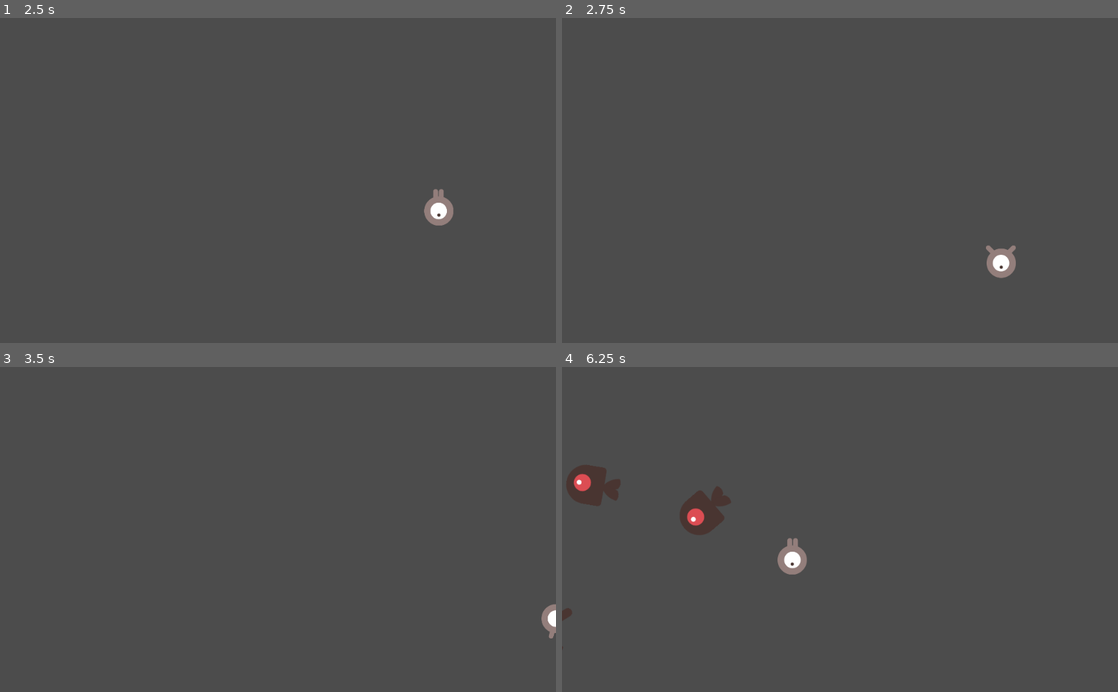
Above: before the commit, frames 1-4 (two rows, left to right).
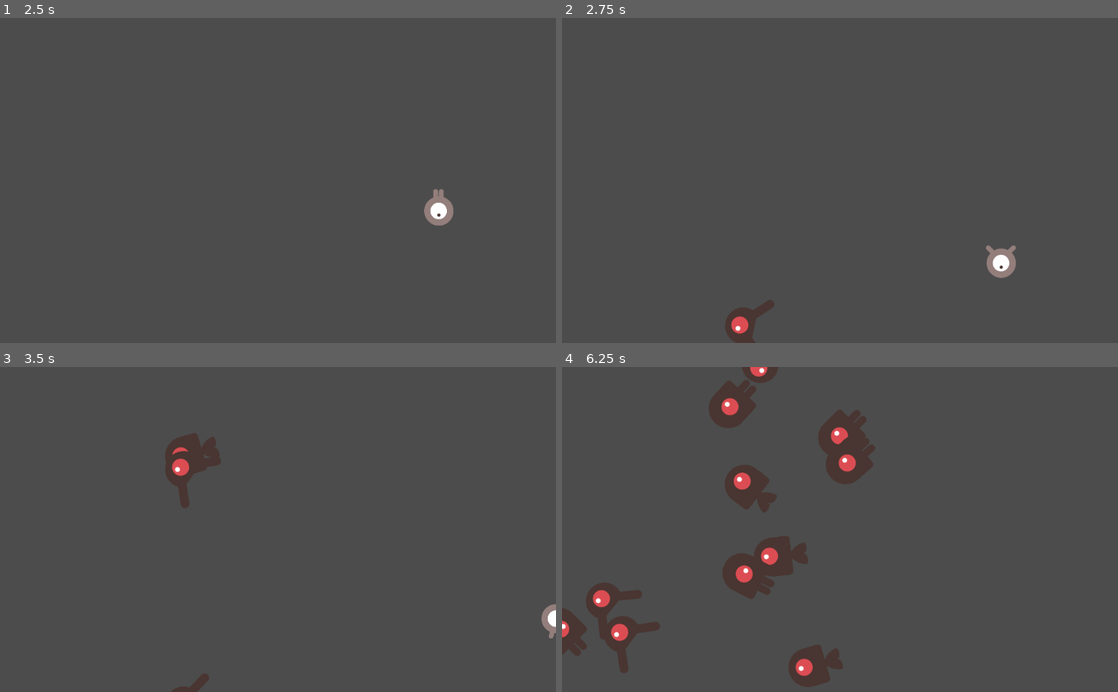
Above: after the commit, the same moments.

Repository: tjanok/pawpaw-warriors
Game: Godot game, scene res://assets/scenes/Main.tscn
The game is run twice, just before and just after one commit, with the same random seed, the same clock (stepped at 60 frames per second) and the same inputs.
Inputs:
- Up to frame 1 (2.5 s): click "Start" at 0.5 s; tap Enter at 1.25 s; hold Right (ui_right) 1.28-2.03 s; hold Down (ui_down) from 2.03 s (still down)
- Up to frame 2 (2.75 s): keep holding Down (ui_down)
- Up to frame 3 (3.5 s): release Down (ui_down) at 2.78 s; hold Right (ui_right) from 2.78 s (still down)
- Up to frame 4 (6.25 s): release Right (ui_right) at 3.53 s; hold Up (ui_up) 3.53-4.28 s; hold Left (ui_left) 4.28-5.78 s; hold Down (ui_down) from 5.78 s (still down)

Frame 1 is identical in both runs. In frame 2, 0.6% of the frame differs, in the area x 29-39%, y 86-100%; in frame 3, 1.3%; in frame 4, 9.4%, in the area x 0-57%, y 0-99%.

Commit message:
adjusted path2d

Diff:
--- a/assets/scenes/Main.tscn
+++ b/assets/scenes/Main.tscn
@@ -7,7 +7,7 @@
 
 [sub_resource type="Curve2D" id=1]
 _data = {
-"points": PoolVector2Array( 0, 0, 0, 0, -2.83704, 1.42896, 0, 0, 0, 0, -2.83704, 1.42896, 0, 0, 0, 0, -88.6138, -71.1181, 0, 0, 0, 0, 1039.36, -34.8017, 0, 0, 0, 0, 1018.26, 608.658 )
+"points": PoolVector2Array( 0, 0, 0, 0, -192.167, -347.575, 0, 0, 0, 0, 3727.16, -338.472, 0, 0, 0, 0, 3737.98, 960.183, 0, 0, 0, 0, -186.761, 960.183, 0, 0, 0, 0, 3732.57, 963.217, 0, 0, 0, 0, -197.573, 957.148, 0, 0, 0, 0, -186.761, -359.712 )
 }
 
 [node name="Main" type="Node2D"]
@@ -17,7 +17,7 @@
 [node name="Player" parent="." instance=ExtResource( 2 )]
 
 [node name="MobTimer" type="Timer" parent="."]
-wait_time = 0.5
+wait_time = 0.01
 
 [node name="ScoreTimer" type="Timer" parent="."]
 
@@ -29,13 +29,13 @@
 position = Vector2( 508.307, 169.635 )
 
 [node name="MobPath" type="Path2D" parent="."]
-position = Vector2( -23.9634, -34.2977 )
-scale = Vector2( 1.11337, 1.1681 )
+position = Vector2( 155.795, 197.27 )
+scale = Vector2( 0.204965, 0.365176 )
 curve = SubResource( 1 )
 
 [node name="MobSpawnLocation" type="PathFollow2D" parent="MobPath"]
-position = Vector2( -2.83704, 1.42896 )
-rotation = -3.03057e-08
+position = Vector2( 1925.25, -11.416 )
+rotation = -2.43956
 
 [node name="HUD" parent="." instance=ExtResource( 4 )]
 [connection signal="hit" from="Player" to="." method="_on_Player_hit"]
